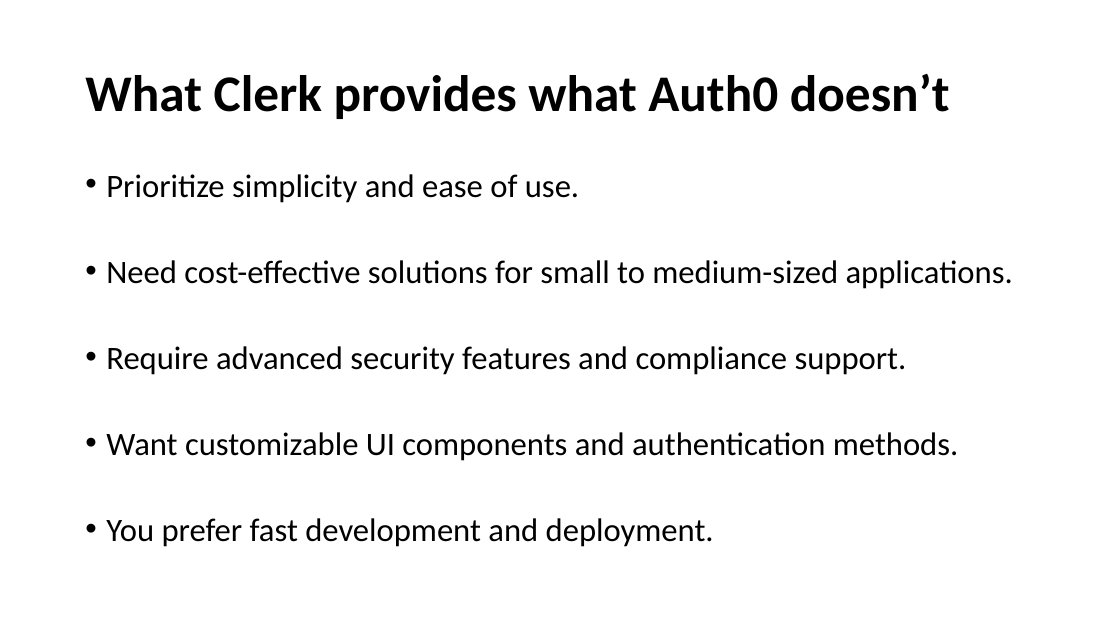
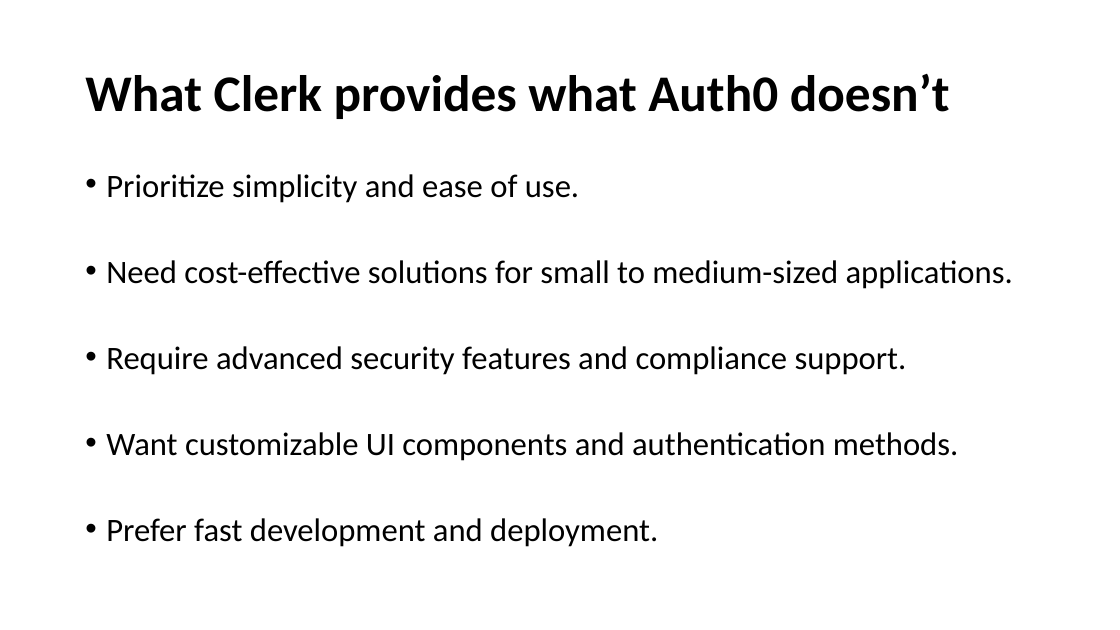
Before and after one commit to Anish202020/7th-Semester, a slide deck: slide 7 of Report & PPT/Project Work/Ppt/Technologies Used.pptx. Drawn at 1120x630 pixels with LibreOffice and Linux fonts; fonts in the diff are those of the drawing; background and template pictures are left out. Boxes give left, top, right and bottom in pixels: in the first picture for what was removed or moved away, otherwise in the second. Text is boxed around its words. In the diff, an @@ line names an element or a change of style, - is before the commit and + after.

```diff
--- a/Report & PPT/Project Work/Ppt/Technologies Used.pptx
+++ b/Report & PPT/Project Work/Ppt/Technologies Used.pptx
@@ text at (x1=106, y1=518, x2=658, y2=547): text changed @@
-• You prefer fast development and deployment.
+• Prefer fast development and deployment.
```
Also in this commit, not shown: 2 other files.
